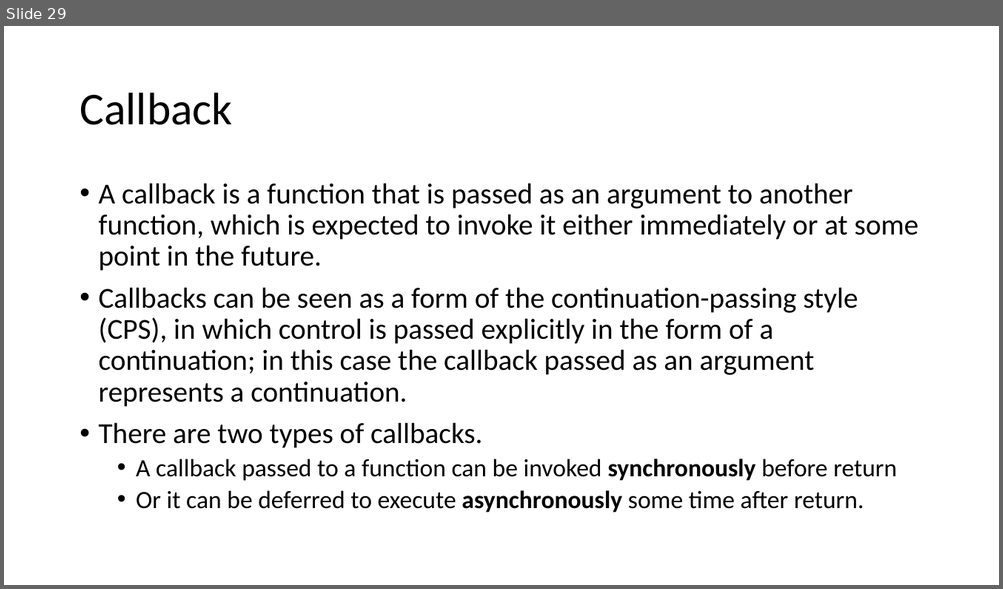
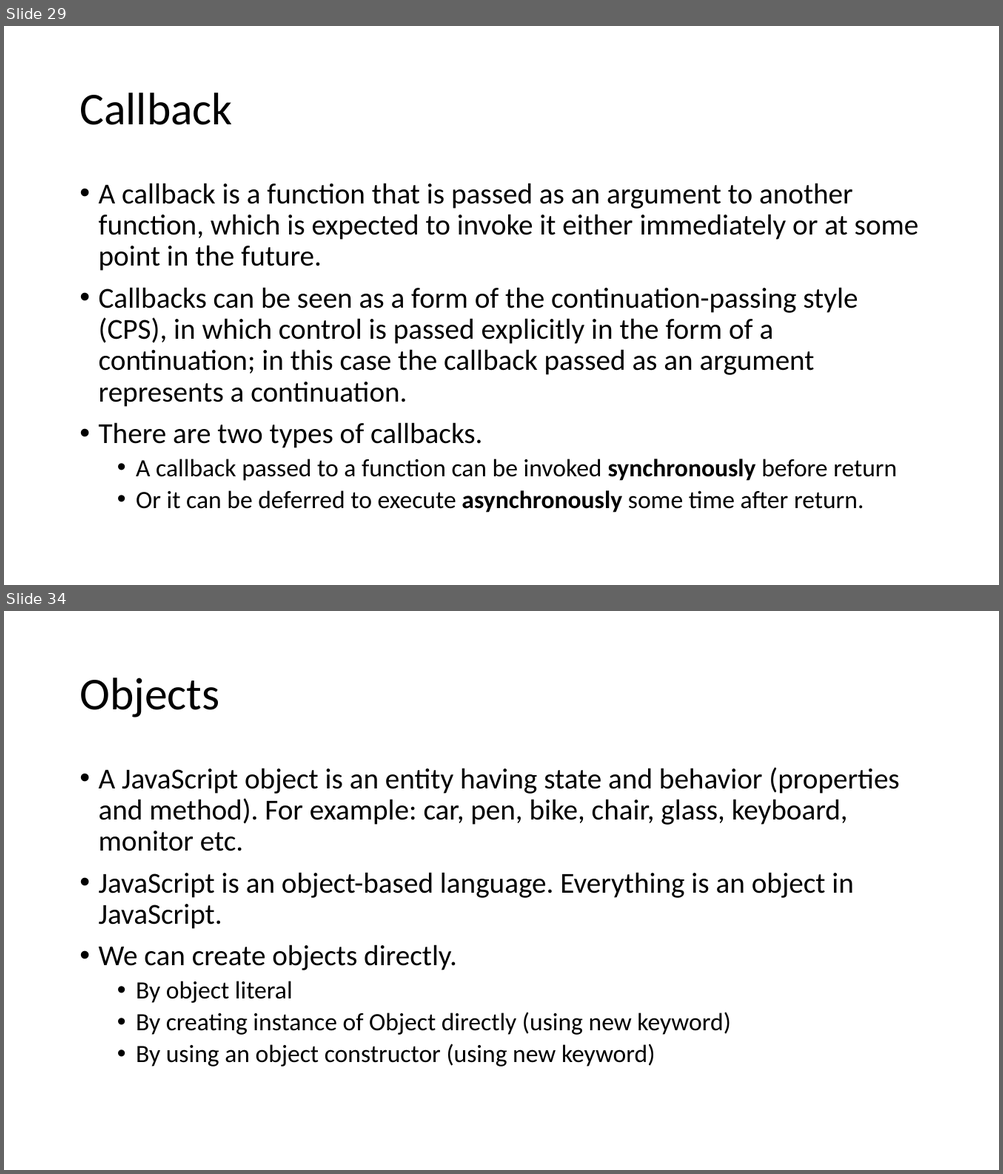
Before and after one commit to madhurinitu/EcmaBy_Manish, a slide deck: Notes/ECMAScript.pptx. Shown one above the other, each under a label of ours: slide 29 before the commit, slides 29 and 34 after it; the slides between them are not shown. The pictures are 1003x589 and 1003x1174 pixels, drawn with LibreOffice and Linux fonts; fonts in the diff are those of the drawing. Boxes give left, top, right and bottom in pixels: in the first picture for what was removed or moved away, otherwise in the second. Text is boxed around its words. In the diff, an @@ line names an element or a change of style, - is before the commit and + after.

```diff
--- a/Notes/ECMAScript.pptx
+++ b/Notes/ECMAScript.pptx
@@ slide 34 added at bbox=[4, 611, 999, 1170], background #FFFFFF @@
@@ title added at bbox=[79, 678, 219, 718], 44 pt, text #000000 @@
+Objects
@@ text added at bbox=[99, 767, 899, 1067], 28 pt, text #000000 @@
+• A JavaScript object is an entity having state and behavior (properties and method). For example: car, pen, bike, chair, glass, keyboard, monitor etc.
+• JavaScript is an object-based language. Everything is an object in JavaScript.
+• We can create objects directly.
+  • By object literal
+  • By creating instance of Object directly (using new keyword)
+  • By using an object constructor (using new keyword)
```
Also in this commit, not shown: 35 other slides added.
